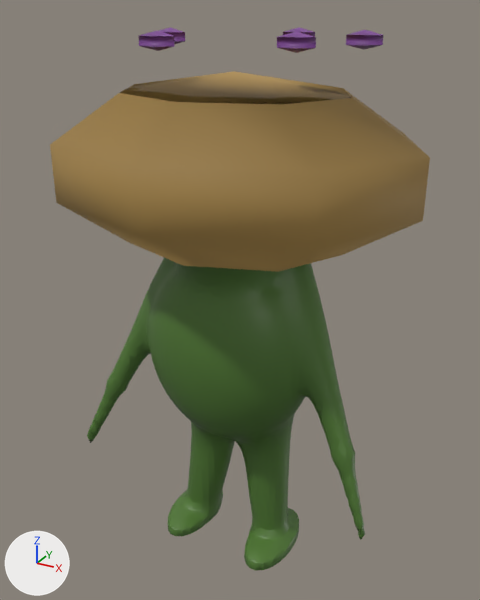
A saved change to the glTF model assets/original/ember_art/regular_enemies/spore_husk.glb.
Both versions are drawn from a 50 mm camera at (0.934, -1.726, 1.758) aimed at (0.001, -0.03, 0.91). Arrows for +X, +Y and +Z are at lower left; the lights stay in place. The older version comes first. Where no turn or scale is listed for an object, it has been applied to the vertices.

Script lines for the objects in view, before the commit:
```python
ob_body = bpy.data.objects.new('Body', me_body)
ob_body.location = (0.0, 0.0, 0.0)
ob_cap = bpy.data.objects.new('Cap', me_cap)
ob_cap.location = (0.0, 0.0, 0.0)
ob_spot = bpy.data.objects.new('Spot', me_spot)
ob_spot.location = (0.0, 0.0, 0.0)
ob_spot_001 = bpy.data.objects.new('Spot.001', me_spot_001)
ob_spot_001.location = (0.0, 0.0, 0.0)
ob_spot_002 = bpy.data.objects.new('Spot.002', me_spot_002)
ob_spot_002.location = (0.0, 0.0, 0.0)
ob_spot_003 = bpy.data.objects.new('Spot.003', me_spot_003)
ob_spot_003.location = (0.0, 0.0, 0.0)
ob_spot_004 = bpy.data.objects.new('Spot.004', me_spot_004)
ob_spot_004.location = (0.0, 0.0, 0.0)
```
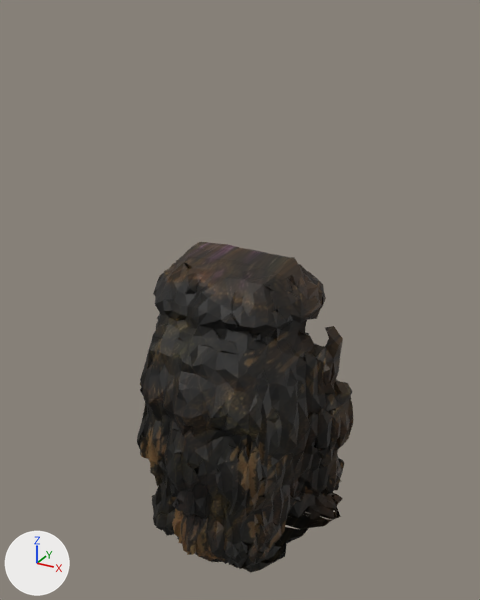
Boxes (x1, y1, x2, y2) around the edits, measured in the pictures (480 x 600 px):
'Body', reshaped, recoloured
    before: (87, 258, 365, 570)
    after: (137, 242, 354, 573)
'Cap', deleted (brown)
    before: (50, 71, 430, 272)
'Spot', deleted (purple)
    before: (277, 31, 316, 53)
'Spot.004', deleted (purple)
    before: (346, 30, 383, 50)
'Spot.001', deleted (purple)
    before: (138, 30, 174, 51)
'Spot.003', deleted
    before: (159, 28, 185, 44)
'Spot.002', deleted
    before: (283, 27, 315, 37)

The change, as a diff of the scene's bpy script:
```diff
--- a/assets/original/ember_art/regular_enemies/spore_husk.glb.py
+++ b/assets/original/ember_art/regular_enemies/spore_husk.glb.py
@@ img_spore_husk @@
+img_spore_husk = load_image('spore_husk', '_unpacked/spore_husk', 1024, 1024, 'sRGB')
@@ mat_albedo @@
+mat_albedo = bpy.data.materials.new('Albedo')
+# uses the picture img_spore_husk
@@ me_body @@
 # used by ob_body; location = (0.0, 0.0, 0.0)
-me_body.from_pydata(...)  # 9916 vertices, 19824 faces; spans x -0.529..0.523, y -0.284..0.101, z 0.007..1.384
-me_body.materials.append(mat_moss)
+me_body.from_pydata(...)  # 2961 vertices, 5802 faces; spans x -0.403..0.364, y -0.4..0.287, z 0.0..1.031
+# me_body part 1: the loose piece of 9762 vertices spanning x -0.529..0.523, y -0.284..0.101, z 0.007..1.384 is rebuilt with 2954 vertices and now spans x -0.403..0.364, y -0.4..0.287, z 0.0..1.031, in mat_albedo
+# other edits to the shape of me_body do not show in these pictures
+me_body.materials.append(mat_albedo)
@@ ob_spot @@
-ob_spot = bpy.data.objects.new('Spot', me_spot)
-ob_spot.location = (0.0, 0.0, 0.0)
@@ ob_spot_001 @@
-ob_spot_001 = bpy.data.objects.new('Spot.001', me_spot_001)
-ob_spot_001.location = (0.0, 0.0, 0.0)
@@ ob_spot_002 @@
-ob_spot_002 = bpy.data.objects.new('Spot.002', me_spot_002)
-ob_spot_002.location = (0.0, 0.0, 0.0)
@@ ob_spot_003 @@
-ob_spot_003 = bpy.data.objects.new('Spot.003', me_spot_003)
-ob_spot_003.location = (0.0, 0.0, 0.0)
@@ ob_spot_004 @@
-ob_spot_004 = bpy.data.objects.new('Spot.004', me_spot_004)
-ob_spot_004.location = (0.0, 0.0, 0.0)
@@ ob_cap @@
-ob_cap = bpy.data.objects.new('Cap', me_cap)
-ob_cap.location = (0.0, 0.0, 0.0)
```
